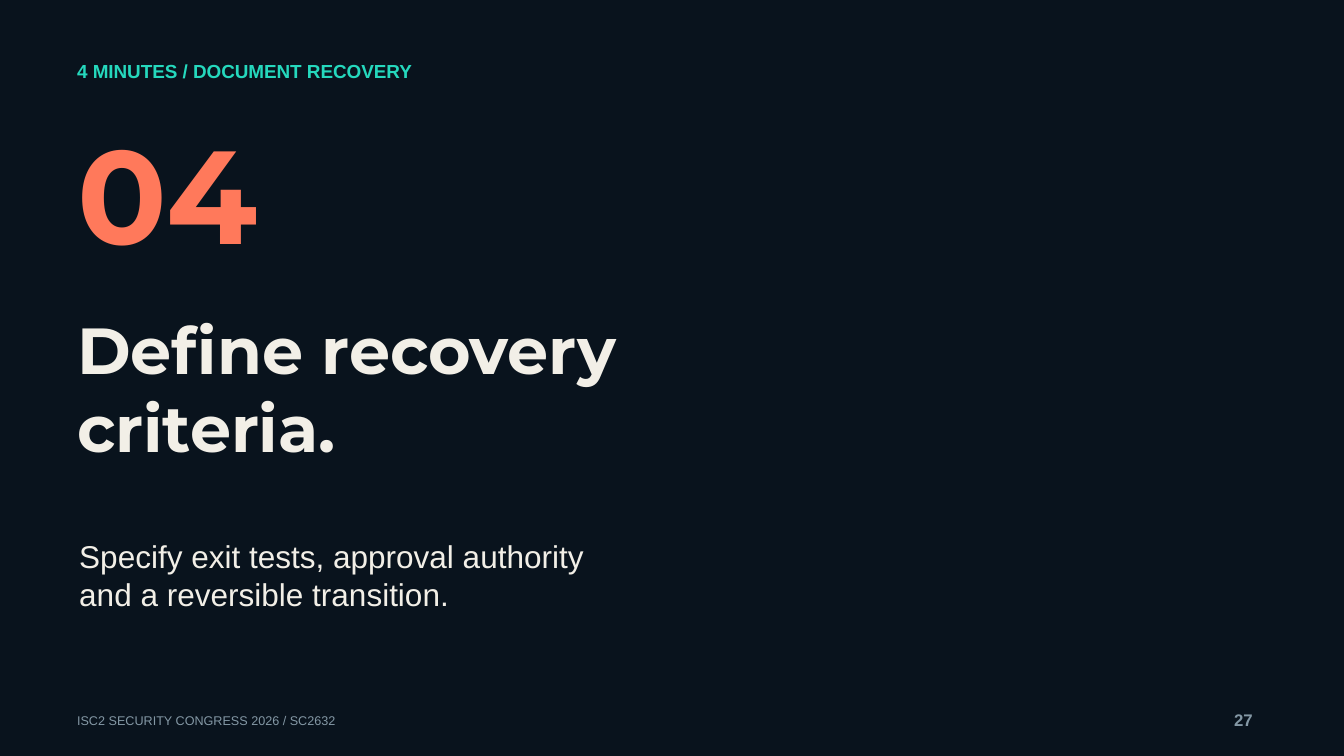
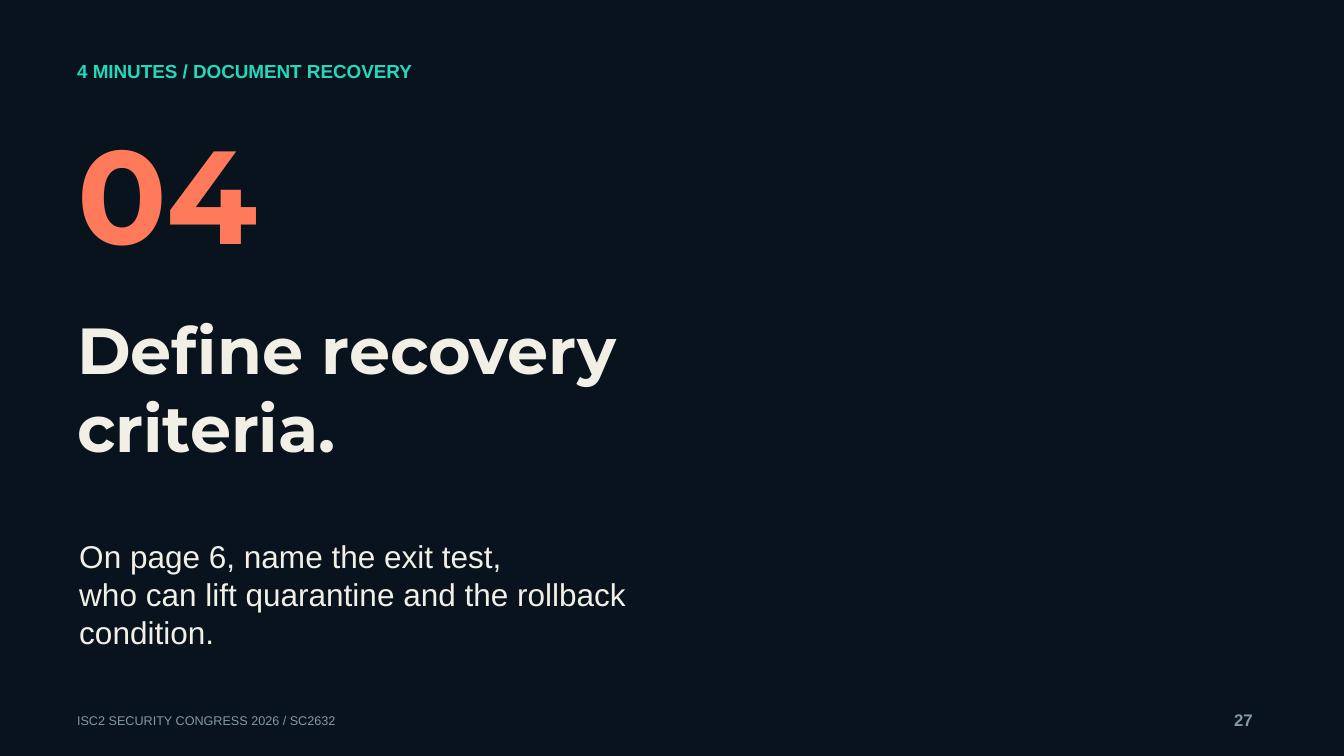
Before and after one commit to mgunjan/sc2632-tabletop, a slide deck: slide 27 of submission/2026-10-13/SC2632-session-four-cases.pptx. Drawn at 1344x756 pixels with LibreOffice and Linux fonts; fonts in the diff are those of the drawing; background and template pictures are left out. Boxes give left, top, right and bottom in pixels: in the first picture for what was removed or moved away, otherwise in the second. Text is boxed around its words. In the diff, an @@ line names an element or a change of style, - is before the commit and + after.

```diff
--- a/submission/2026-10-13/SC2632-session-four-cases.pptx
+++ b/submission/2026-10-13/SC2632-session-four-cases.pptx
@@ text at [79, 545, 626, 645]: text changed @@
-Specify exit tests, approval authority
-and a reversible transition.
+On page 6, name the exit test,
+who can lift quarantine and the rollback condition.
```
Also in this commit, not shown: 4 other slides changed, 4 slides added, 4 slides removed, 12 other files.
